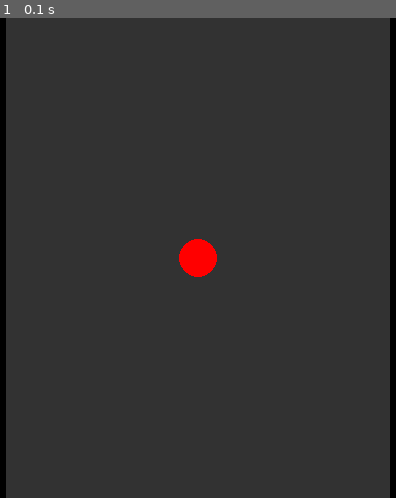
Above: before the commit, frame 1.
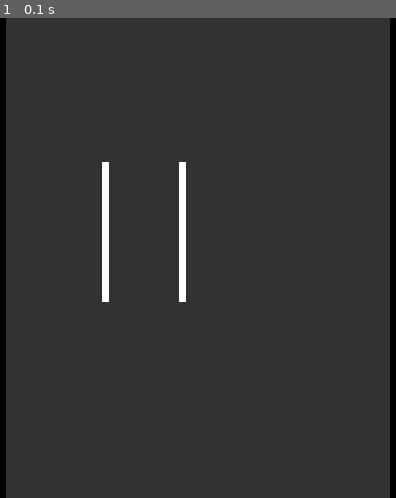
Above: after the commit, the same moment.

Repository: ArthyDeveloper/PyTris
Game: pygame game, started from main.py
Two runs of this game, one before a commit and one after it. Both use one fixed random seed, a clock stepped at 60 frames per second and the inputs below.
Inputs:
- Up to frame 1 (0.1 s): no input

The runs differ from the first frame. In frame 1, 1.5% of the frame differs, in the area x 25-55%, y 30-60%.

Commit message:
Testing grid generation and positioning.

Diff:
--- a/game/pygame.py
+++ b/game/pygame.py
@@ -10,6 +10,20 @@
   pygame.init()
   pygame.display.set_caption("PyTris - A Tetris Clone")
 
+  # Operations
+  def scale(num):
+    return int(min(game_surface_width, game_surface_height) * num)
+
+  def generateGrid(cols, rows):
+    out = []
+    for _ in range(rows):
+      row = []
+      for _ in range(cols):
+        row.append([False, "white"])
+      out.append(row)
+
+    return out
+
   # Screen and surfaces set up
   screen = pygame.display.set_mode((start_screen_width, start_screen_height), pygame.RESIZABLE)
   screen_width = screen.get_width()
@@ -19,8 +33,8 @@
   game_surface_width = game_surface.get_width()
   game_surface_height = game_surface.get_height()
 
-  def scale(num):
-    return int(min(game_surface_width, game_surface_height) * num)
+  # Grid - Standard = 10 Cols, 20 Rows
+  block_size = scale(0.02)
 
   while True:
     # Variables
@@ -35,7 +49,18 @@
     screen.fill(background_color)
     game_surface.fill((50, 50, 50))
     game_surface = pygame.transform.scale(game_surface, (screen_width*0.8, screen_height))
-    pygame.draw.circle(game_surface, 'red', game_surface_center, scale(0.05))
+
+    # Testing Grid
+
+    for i in range(20):
+      x = int(game_surface_width * 0.25)
+      y = int(game_surface_height * 0.3) + (i * block_size)
+
+      pygame.draw.rect(game_surface, 'white', pygame.Rect(x, y, block_size, block_size))
+      pygame.draw.rect(game_surface, 'white', pygame.Rect(x + (11 * block_size), y, block_size, block_size))
+
+    #pygame.draw.rect(game_surface, 'white', pygame.Rect(game_surface_center[0], game_surface_center[1], 5, 5))
+    #pygame.draw.circle(game_surface, 'red', game_surface_center, scale(0.05))
     screen.blit(game_surface, (math.floor(screen_width*0.1), 0))
 
     # Handling Events
